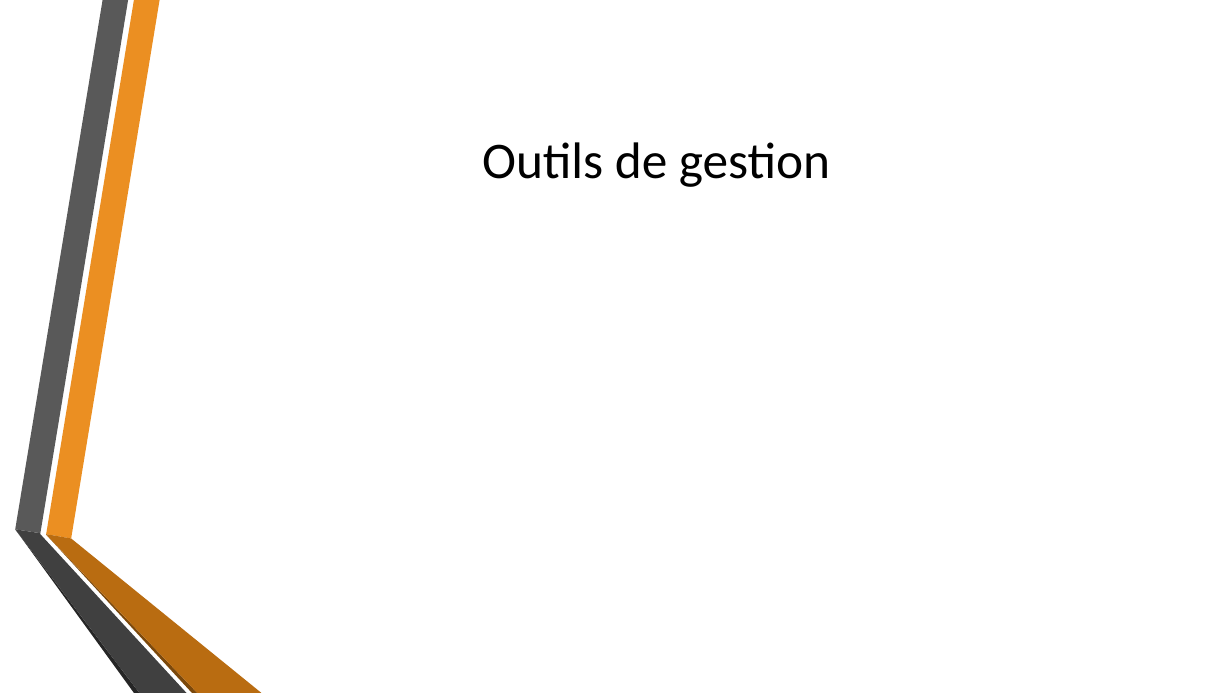
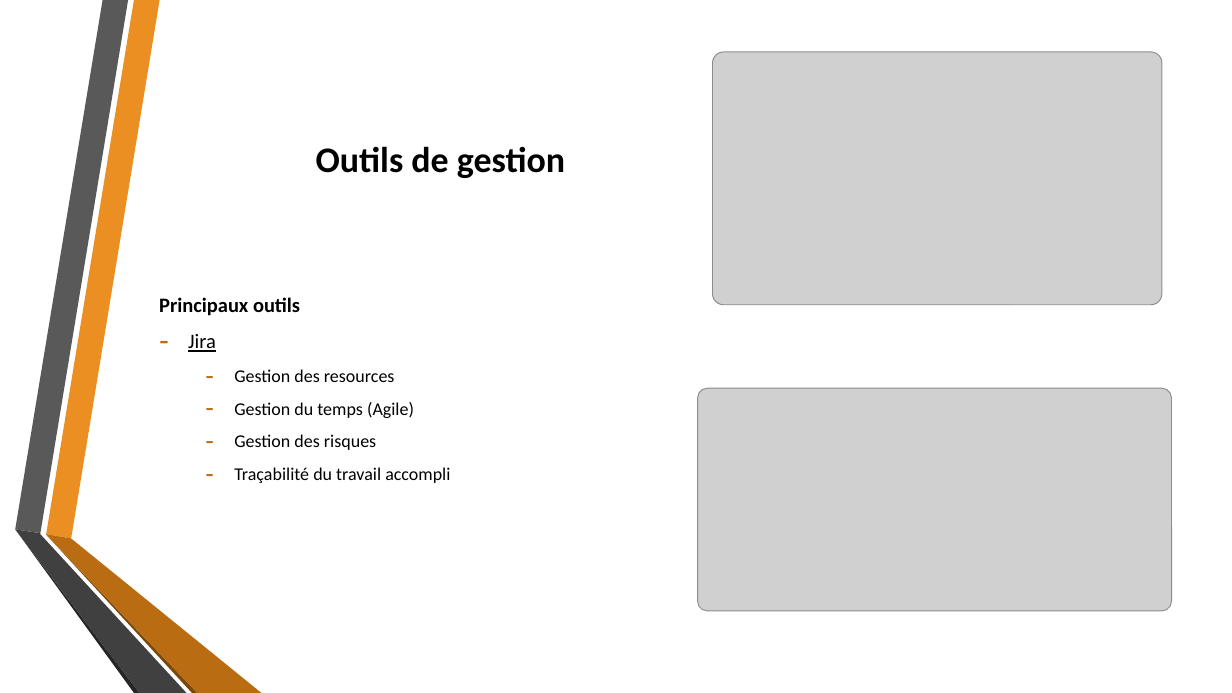
Before and after one commit to fisj2002/Projet_S6_Documentation, a slide deck: slide 15 of Dossier de Conception.pptx. Drawn at 1232x693 pixels with LibreOffice and Linux fonts; fonts in the diff are those of the drawing; grey boxes stand for pictures; background and template pictures are left out. Boxes give left, top, right and bottom in pixels: in the first picture for what was removed or moved away, otherwise in the second. Text is boxed around its words. In the diff, an @@ line names an element or a change of style, - is before the commit and + after.

Commit message:
PT-25 Ajout de la partie gestion

```diff
--- a/Dossier de Conception.pptx
+++ b/Dossier de Conception.pptx
@@ picture added at bbox=[713, 52, 1162, 305] @@
@@ title "Outils de gestion" at bbox=[316, 146, 565, 178]: size 40 to 28 pt, bold on @@
@@ text added at bbox=[159, 297, 450, 483], 14 pt, text #000000 @@
+Principaux outils
+– Jira
+  – Gestion des resources
+  – Gestion du temps (Agile)
+  – Gestion des risques
+  – Traçabilité du travail accompli
@@ picture added at bbox=[698, 388, 1172, 611] @@
```
Also in this commit, not shown: 2 slides added.
